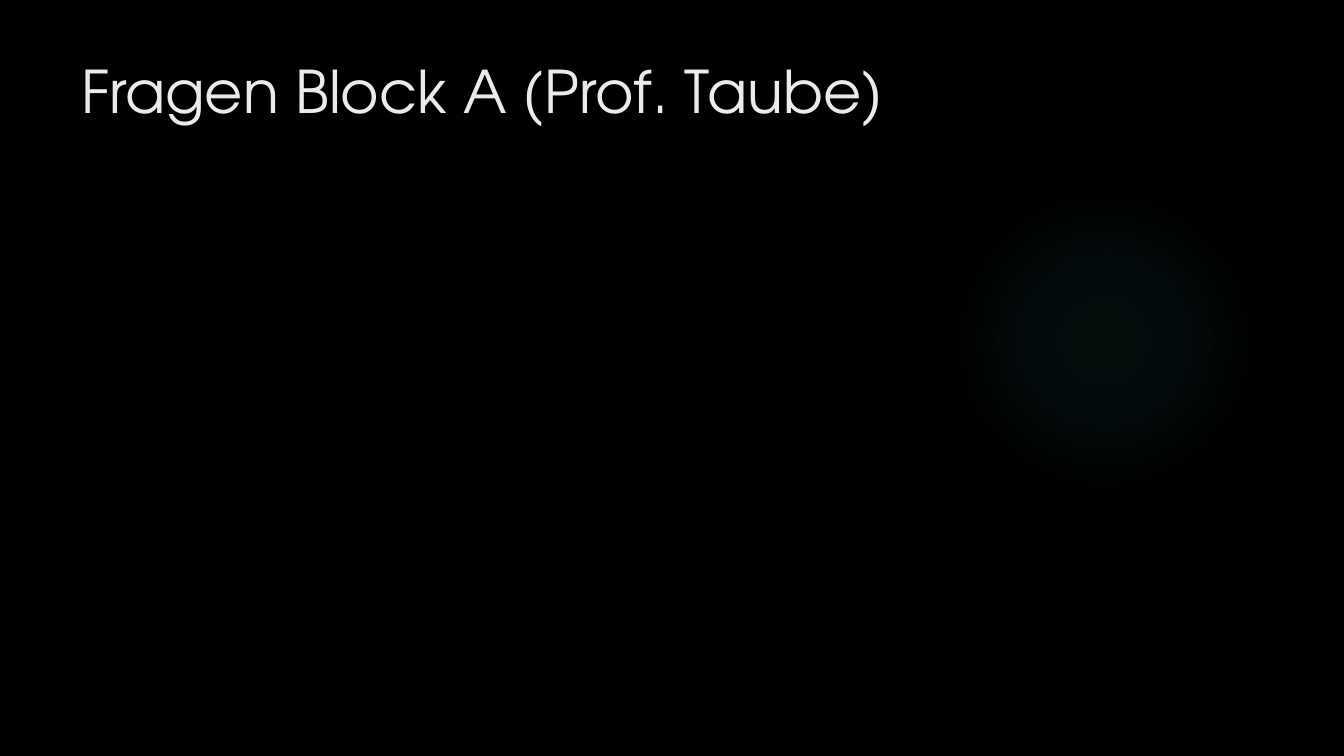
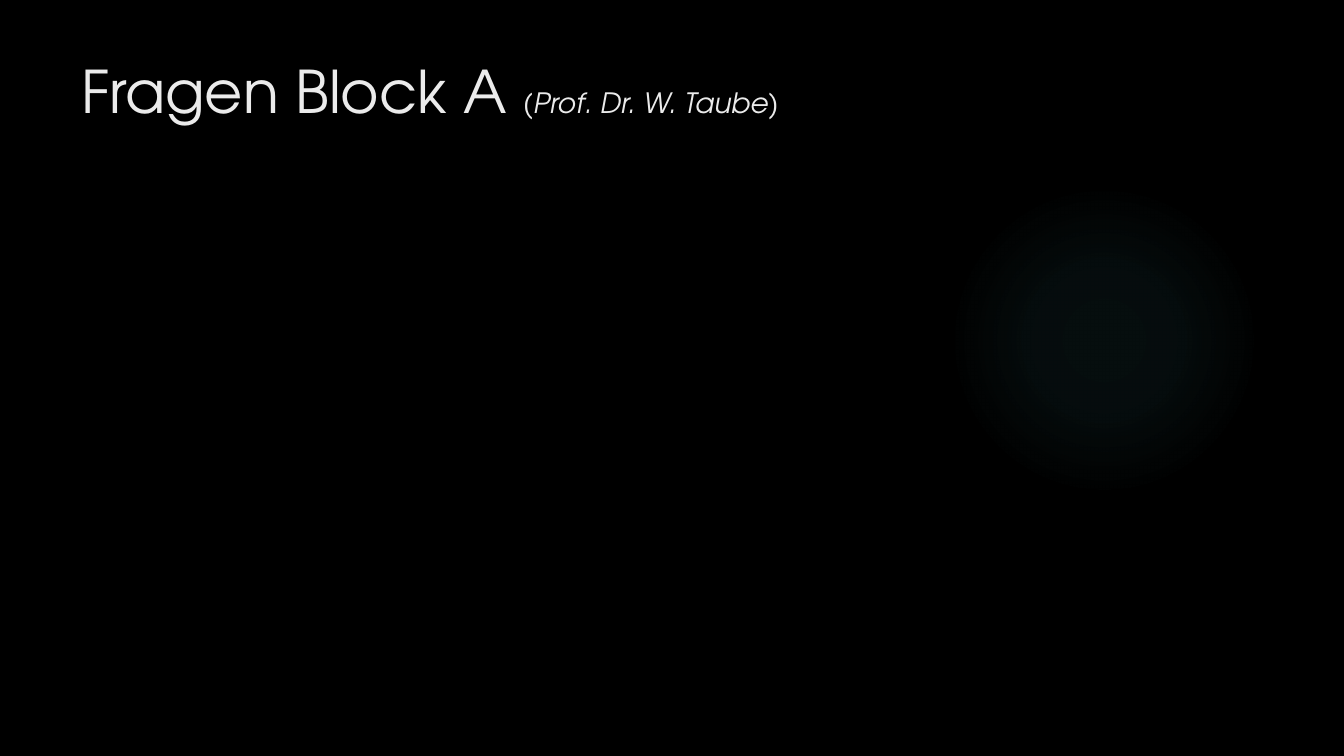
Before and after one commit to dNovel/MasterThesisWS1415, a slide deck: slide 14 of Disputation/Praesentation_DominikSteffen.pptx. Drawn at 1344x756 pixels with LibreOffice and Linux fonts; fonts in the diff are those of the drawing; background and template pictures are left out. Boxes give left, top, right and bottom in pixels: in the first picture for what was removed or moved away, otherwise in the second. Text is boxed around its words. In the diff, an @@ line names an element or a change of style, - is before the commit and + after.

```diff
--- a/Disputation/Praesentation_DominikSteffen.pptx
+++ b/Disputation/Praesentation_DominikSteffen.pptx
@@ title at bbox=[81, 69, 778, 126]: text changed; size 42 to 20 pt; italic on @@
-Fragen Block A (Prof. Taube)
+Fragen Block A (Prof. Dr. W. Taube)
```
Also in this commit, not shown: 1 other slide changed, 12 slides added, 2 other files.
